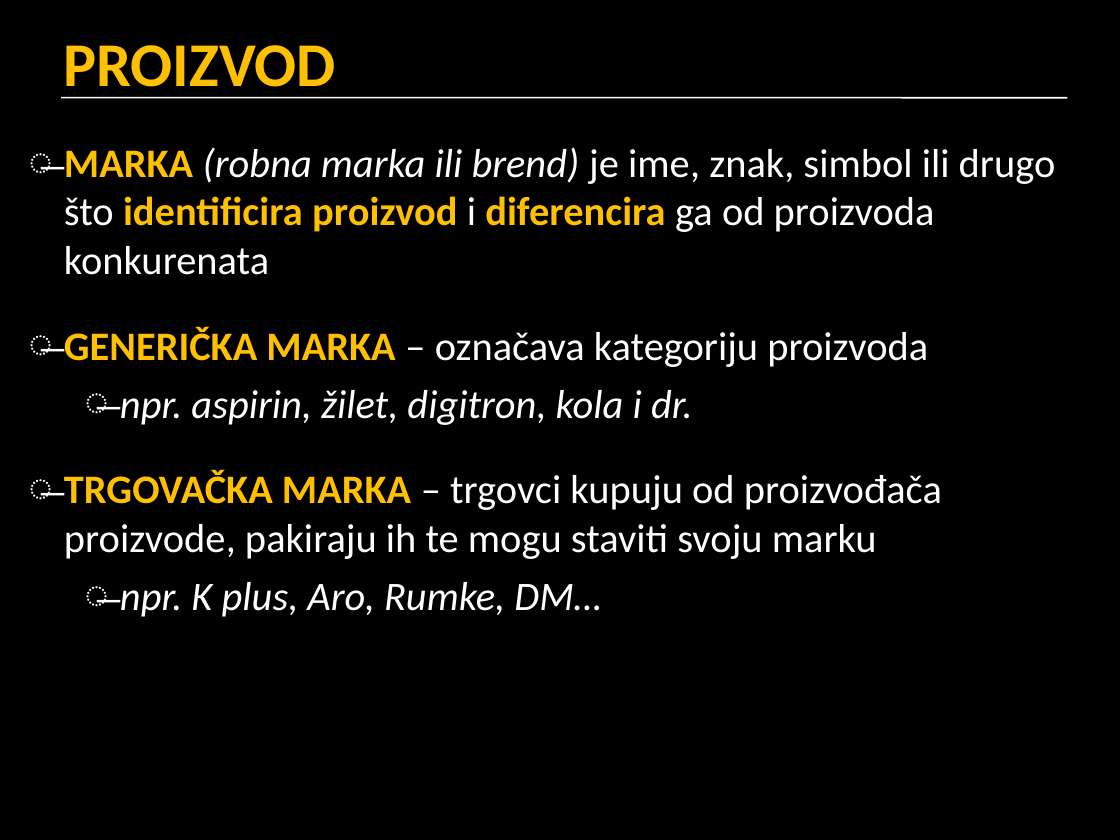
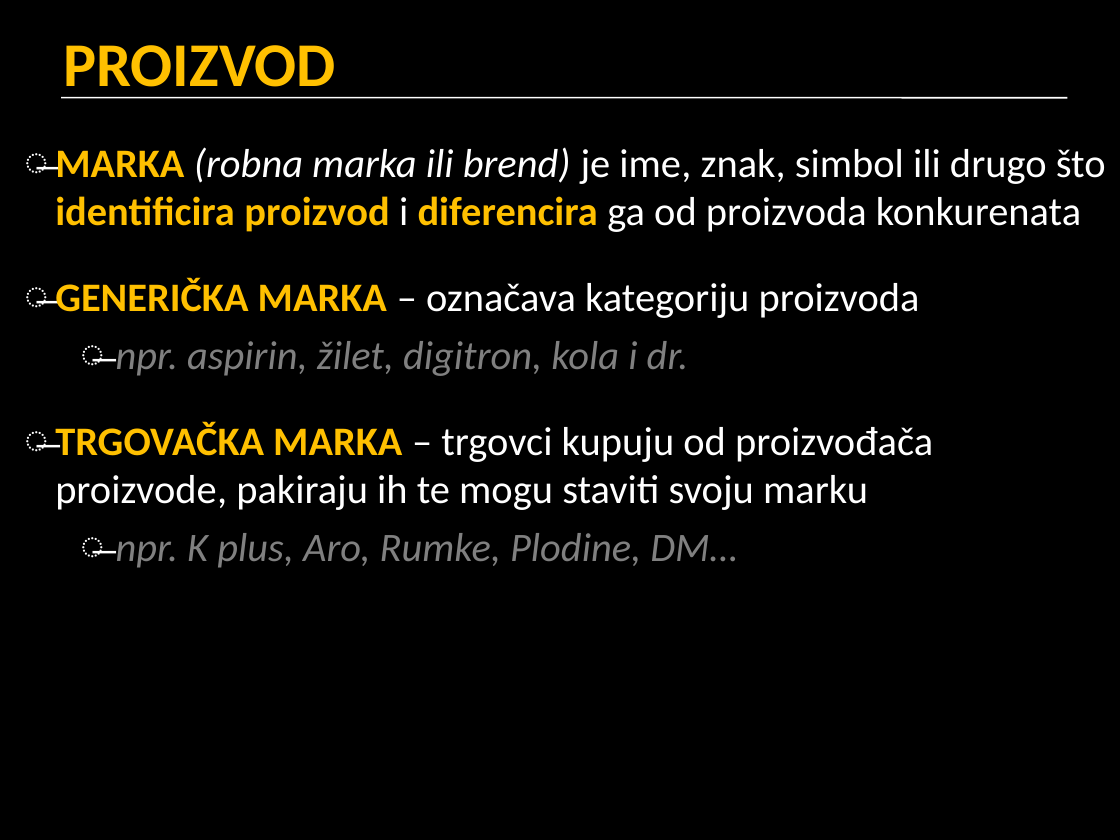
Before and after one commit to cornx/print, a slide deck: slide 16 of data/politika/prezentacije/010_poduzetnistvo.pptx. Drawn at 1120x840 pixels with LibreOffice and Linux fonts; fonts in the diff are those of the drawing. Boxes give left, top, right and bottom in pixels: in the first picture for what was removed or moved away, otherwise in the second. Text is boxed around its words. In the diff, an @@ line names an element or a change of style, - is before the commit and + after.

```diff
--- a/data/politika/prezentacije/010_poduzetnistvo.pptx
+++ b/data/politika/prezentacije/010_poduzetnistvo.pptx
@@ text at (55, 147, 1106, 510): text colour #FFFFFF to #808080 in "npr. aspirin, žilet, digitron, kola i dr."; indent changed @@
@@ text at (116, 533, 737, 568): text changed; text colour #FFFFFF to #808080 @@
-  ̶ npr. K plus, Aro, Rumke, DM…
+  ̶ npr. K plus, Aro, Rumke, Plodine, DM…
```
Also in this commit, not shown: 13 other slides changed, 3 slides added, 2 slides removed.
